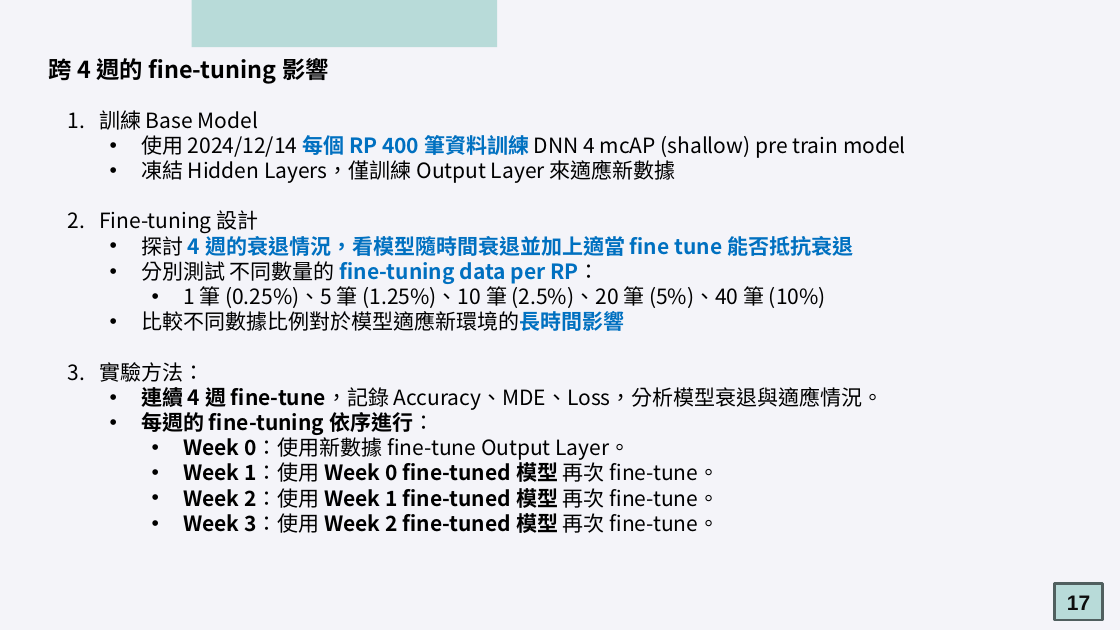
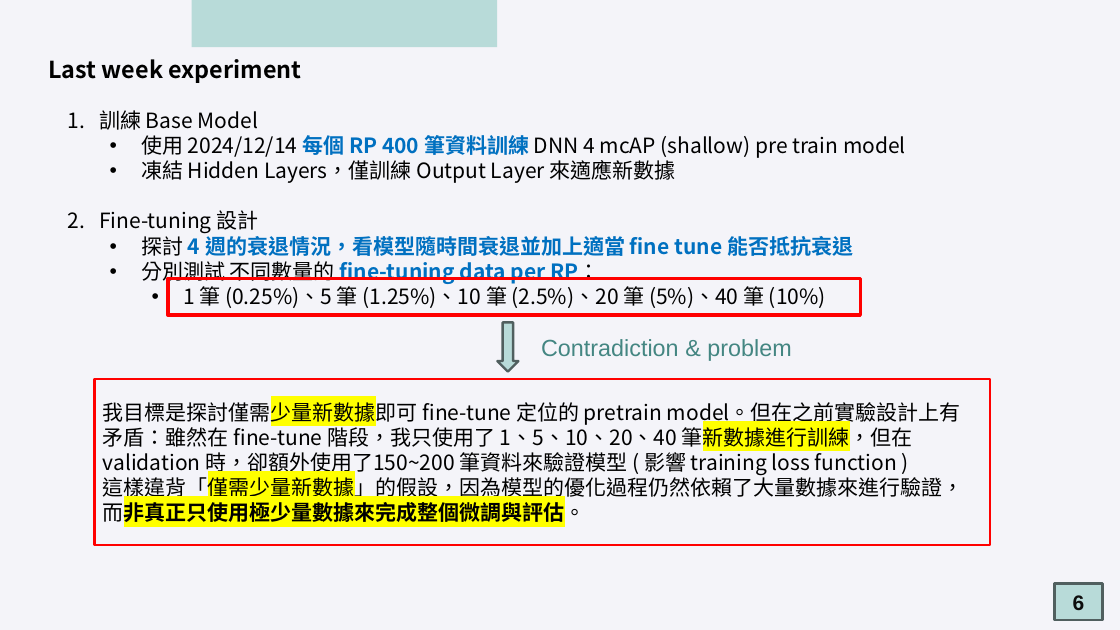
Before and after one commit to oscar9335/RTT_Research, a slide deck: slide 6 of meeting/2025-03-04/2025-03-04meeting 吳定洋.pptx (slide 17 before the commit). Drawn at 1120x630 pixels with LibreOffice and Linux fonts; fonts in the diff are those of the drawing. Boxes give left, top, right and bottom in pixels: in the first picture for what was removed or moved away, otherwise in the second. Text is boxed around its words. In the diff, an @@ line names an element or a change of style, - is before the commit and + after.

```diff
--- a/meeting/2025-03-04/2025-03-04meeting 吳定洋.pptx
+++ b/meeting/2025-03-04/2025-03-04meeting 吳定洋.pptx
@@ text at box(48, 59, 302, 83): text changed @@
-跨 4 週的 fine-tuning 影響
+Last week experiment
@@ rectangle added at box(168, 278, 860, 315), outline #FF0000 3 pt @@
@@ text at box(99, 311, 884, 536): paragraphs removed @@
-  • 比較不同數據比例對於模型適應新環境的長時間影響
-3. 實驗方法：
-  • 連續 4 週 fine-tune，記錄 Accuracy、MDE、Loss，分析模型衰退與適應情況。
-  • 每週的 fine-tuning 依序進行：
-    • Week 0：使用新數據 fine-tune Output Layer。
-    • Week 1：使用 Week 0 fine-tuned 模型 再次 fine-tune。
-    • Week 2：使用 Week 1 fine-tuned 模型 再次 fine-tune。
-    • Week 3：使用 Week 2 fine-tuned 模型 再次 fine-tune。
@@ down arrow added at box(497, 323, 518, 372), fill #B8DBD9, outline #51605F 2 pt @@
@@ text added at box(541, 339, 791, 361), 20 pt, text #448682 @@
+Contradiction & problem
@@ rectangle added at box(95, 380, 991, 545), outline #FF0000 2 pt, 18 pt, text #000000 @@
+我目標是探討僅需少量新數據即可 fine-tune 定位的 pretrain model。但在之前實驗設計上有矛盾：雖然在 fine-tune 階段，我只使用了 1、5、10、20、40 筆新數據進行訓練，但在 validation 時，卻額外使用了150~200 筆資料來驗證模型 ( 影響 training loss function )
+這樣違背「僅需少量新數據」的假設，因為模型的優化過程仍然依賴了大量數據來進行驗證，而非真正只使用極少量數據來完成整個微調與評估。
@@ text in rectangle at box(1073, 595, 1085, 610): text changed @@
-17
+6
```
Also in this commit, not shown: 7 other slides changed, 9 slides added, 16 slides removed, 6 other files.
